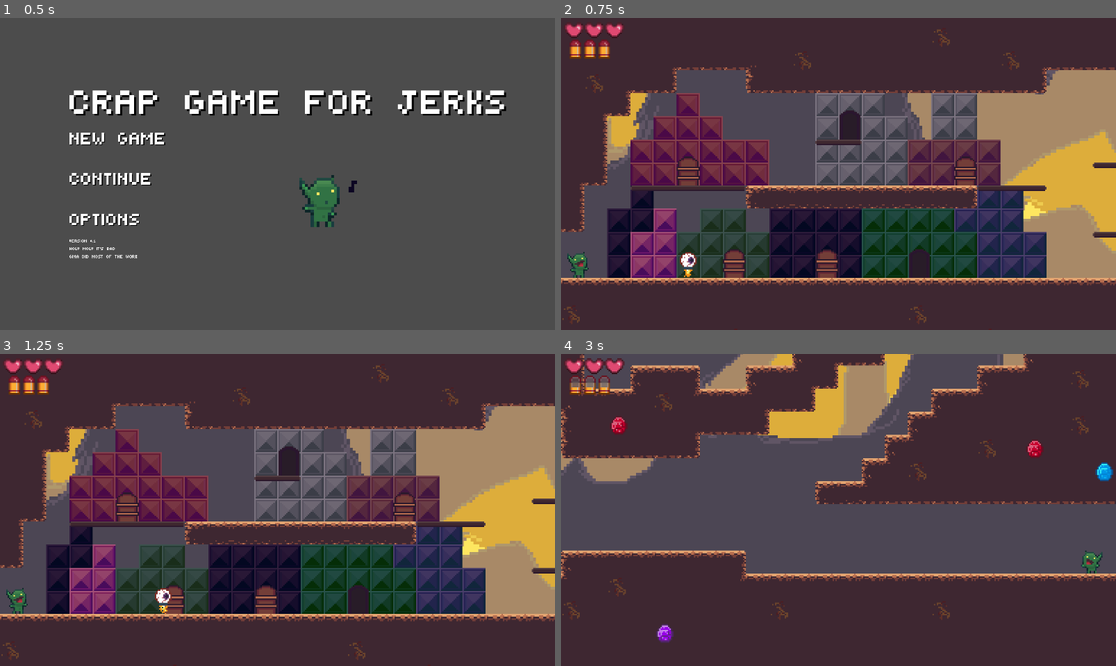
Above: before the commit, frames 1-4 (two rows, left to right).
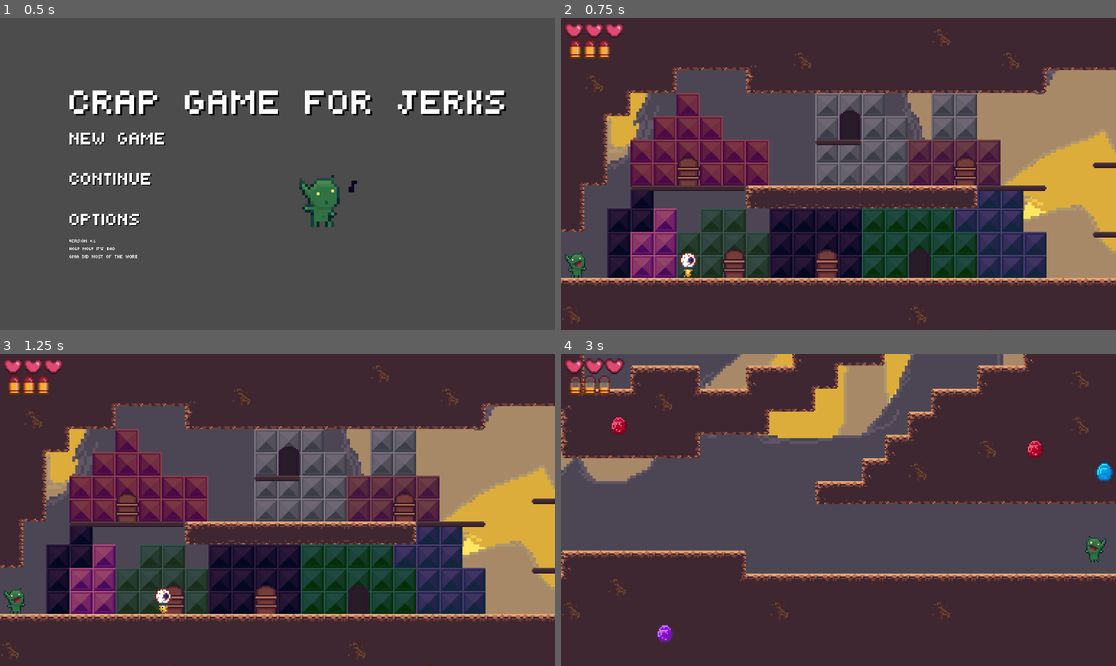
Above: after the commit, the same moments.

Repository: htimsekim/gobbo
Game: Godot game, scene res://src/title/titleMenu.tscn
Two runs of this game, one before a commit and one after it. Both use one fixed random seed, a clock stepped at 60 frames per second and the inputs below.
Inputs (mouse positions are in pixels of both pictures, inside the frame that each line leads up to):
- Up to frame 1 (0.5 s): no input
- Up to frame 2 (0.75 s): click "new game" at 0.5 s
- Up to frame 3 (1.25 s): no input
- Up to frame 4 (3 s): move the mouse to (960, 494) at 1.27 s; hold Right (move_right) 1.28-2 s; hold S (crouch) 1.28-2 s; click (960, 494) at 1.42 s; tap Space (jump) at 1.52 s; drag from (727, 525) to (577, 600) at 2.02 s; move the mouse to (894, 441) at 2.77 s; press the mouse at (894, 441) at 2.78 s; hold A (move_left) from 2.78 s (still down)

Frame 1 is identical in both runs. In frame 2, 0.2% of the frame differs, in the area x 0-6%, y 75-84%; in frame 3, 0.2%; in frame 4, 0.3%, in the area x 93-99%, y 58-71%.
Error in both runs: Invalid get index '0' (on base: 'Array'). (res://src/title/newGameButton.gd:11)

Commit message:
savebox stuff

Diff:
--- /dev/null
+++ b/assets/art/ui/savebox.json
@@ -0,0 +1,88 @@
+{ "frames": {
+   "savebox 0.aseprite": {
+    "frame": { "x": 0, "y": 0, "w": 64, "h": 64 },
+    "rotated": false,
+    "trimmed": false,
+    "spriteSourceSize": { "x": 0, "y": 0, "w": 64, "h": 64 },
+    "sourceSize": { "w": 64, "h": 64 },
+    "duration": 200
+   },
+   "savebox 1.aseprite": {
+    "frame": { "x": 64, "y": 0, "w": 64, "h": 64 },
+    "rotated": false,
+    "trimmed": false,
+    "spriteSourceSize": { "x": 0, "y": 0, "w": 64, "h": 64 },
+    "sourceSize": { "w": 64, "h": 64 },
+    "duration": 200
+   },
+   "savebox 2.aseprite": {
+    "frame": { "x": 128, "y": 0, "w": 64, "h": 64 },
+    "rotated": false,
+    "trimmed": false,
+    "spriteSourceSize": { "x": 0, "y": 0, "w": 64, "h": 64 },
+    "sourceSize": { "w": 64, "h": 64 },
+    "duration": 200
+   },
+   "savebox 3.aseprite": {
+    "frame": { "x": 192, "y": 0, "w": 64, "h": 64 },
+    "rotated": false,
+    "trimmed": false,
+    "spriteSourceSize": { "x": 0, "y": 0, "w": 64, "h": 64 },
+    "sourceSize": { "w": 64, "h": 64 },
+    "duration": 200
+   },
+   "savebox 4.aseprite": {
+    "frame": { "x": 256, "y": 0, "w": 64, "h": 64 },
+    "rotated": false,
+    "trimmed": false,
+    "spriteSourceSize": { "x": 0, "y": 0, "w": 64, "h": 64 },
+    "sourceSize": { "w": 64, "h": 64 },
+    "duration": 200
+   },
+   "savebox 5.aseprite": {
+    "frame": { "x": 320, "y": 0, "w": 64, "h": 64 },
+    "rotated": false,
+    "trimmed": false,
+    "spriteSourceSize": { "x": 0, "y": 0, "w": 64, "h": 64 },
+    "sourceSize": { "w": 64, "h": 64 },
+    "duration": 200
+   },
+   "savebox 6.aseprite": {
+    "frame": { "x": 384, "y": 0, "w": 64, "h": 64 },
+    "rotated": false,
+    "trimmed": false,
+    "spriteSourceSize": { "x": 0, "y": 0, "w": 64, "h": 64 },
+    "sourceSize": { "w": 64, "h": 64 },
+    "duration": 200
+   },
+   "savebox 7.aseprite": {
+    "frame": { "x": 448, "y": 0, "w": 64, "h": 64 },
+    "rotated": false,
+    "trimmed": false,
+    "spriteSourceSize": { "x": 0, "y": 0, "w": 64, "h": 64 },
+    "sourceSize": { "w": 64, "h": 64 },
+    "duration": 200
+   }
+ },
+ "meta": {
+  "app": "http://www.aseprite.org/",
+  "version": "1.2.25",
+  "image": "savebox.png",
+  "format": "RGBA8888",
+  "size": { "w": 512, "h": 64 },
+  "scale": "1",
+  "frameTags": [
+   { "name": "sleeping", "from": 0, "to": 7, "direction": "forward" },
+   { "name": "idle", "from": 0, "to": 0, "direction": "forward" }
+  ],
+  "layers": [
+   { "name": "med z", "opacity": 255, "blendMode": "normal" },
+   { "name": "big z", "opacity": 255, "blendMode": "normal" },
+   { "name": "Layer 1", "opacity": 255, "blendMode": "normal" },
+   { "name": "Layer 2", "opacity": 255, "blendMode": "normal" },
+   { "name": "Layer 2", "opacity": 255, "blendMode": "normal" }
+  ],
+  "slices": [
+  ]
+ }
+}
--- a/src/Main/Global.gd
+++ b/src/Main/Global.gd
@@ -45,7 +45,8 @@
 		camera.position = previous_scene_x2.get_node(str(spawn)).position #set camera spawn
 		current_scene = previous_scene_x2
 	else:
-		#remove previous_scene_x2
+		if previous_scene_x2:
+			previous_scene_x2.free()
 		var s = ResourceLoader.load(path) # Load the new scene.
 		current_scene = s.instance() # Instance the new scene.
 		get_tree().get_root().add_child(current_scene) # Add it to the active scene, as child of root.
--- a/src/Objects/saveBox.tscn
+++ b/src/Objects/saveBox.tscn
@@ -1,12 +1,67 @@
-[gd_scene load_steps=5 format=2]
+[gd_scene load_steps=7 format=2]
 
 [ext_resource path="res://assets/art/ui/savebox.png" type="Texture" id=1]
 [ext_resource path="res://src/Objects/saveBox.gd" type="Script" id=2]
 
-[sub_resource type="RectangleShape2D" id=1]
+[sub_resource type="Animation" id=5]
+length = 0.2
+tracks/0/type = "value"
+tracks/0/path = NodePath(".:region_rect")
+tracks/0/interp = 0
+tracks/0/loop_wrap = true
+tracks/0/imported = false
+tracks/0/enabled = true
+tracks/0/keys = {
+"times": PoolRealArray( 0 ),
+"transitions": PoolRealArray( 1 ),
+"update": 0,
+"values": [ Rect2( 0, 0, 64, 64 ) ]
+}
+tracks/1/type = "value"
+tracks/1/path = NodePath(".:offset")
+tracks/1/interp = 0
+tracks/1/loop_wrap = true
+tracks/1/imported = false
+tracks/1/enabled = true
+tracks/1/keys = {
+"times": PoolRealArray( 0 ),
+"transitions": PoolRealArray( 1 ),
+"update": 0,
+"values": [ Vector2( 0, 0 ) ]
+}
+
+[sub_resource type="Animation" id=6]
+length = 1.6
+loop = true
+tracks/0/type = "value"
+tracks/0/path = NodePath(".:region_rect")
+tracks/0/interp = 0
+tracks/0/loop_wrap = true
+tracks/0/imported = false
+tracks/0/enabled = true
+tracks/0/keys = {
+"times": PoolRealArray( 0, 0.2, 0.4, 0.6, 0.8, 1, 1.2, 1.4 ),
+"transitions": PoolRealArray( 1, 1, 1, 1, 1, 1, 1, 1 ),
+"update": 0,
+"values": [ Rect2( 0, 0, 64, 64 ), Rect2( 64, 0, 64, 64 ), Rect2( 128, 0, 64, 64 ), Rect2( 192, 0, 64, 64 ), Rect2( 256, 0, 64, 64 ), Rect2( 320, 0, 64, 64 ), Rect2( 384, 0, 64, 64 ), Rect2( 448, 0, 64, 64 ) ]
+}
+tracks/1/type = "value"
+tracks/1/path = NodePath(".:offset")
+tracks/1/interp = 0
+tracks/1/loop_wrap = true
+tracks/1/imported = false
+tracks/1/enabled = true
+tracks/1/keys = {
+"times": PoolRealArray( 0, 0.2, 0.4, 0.6, 0.8, 1, 1.2, 1.4 ),
+"transitions": PoolRealArray( 1, 1, 1, 1, 1, 1, 1, 1 ),
+"update": 0,
+"values": [ Vector2( 0, 0 ), Vector2( 0, 0 ), Vector2( 0, 0 ), Vector2( 0, 0 ), Vector2( 0, 0 ), Vector2( 0, 0 ), Vector2( 0, 0 ), Vector2( 0, 0 ) ]
+}
+
+[sub_resource type="RectangleShape2D" id=3]
 extents = Vector2( 5.13012, 10.9978 )
 
-[sub_resource type="RectangleShape2D" id=2]
+[sub_resource type="RectangleShape2D" id=4]
 extents = Vector2( 13.2479, 0.990902 )
 
 [node name="saveBox" type="Area2D"]
@@ -15,6 +70,12 @@
 
 [node name="Sprite" type="Sprite" parent="."]
 texture = ExtResource( 1 )
+region_enabled = true
+region_rect = Rect2( 0, 0, 64, 64 )
+
+[node name="AnimationPlayer" type="AnimationPlayer" parent="Sprite"]
+anims/idle = SubResource( 5 )
+anims/sleeping = SubResource( 6 )
 
 [node name="StaticBody2D" type="StaticBody2D" parent="."]
 collision_layer = 2
--- a/src/Objects/sleeping.tscn
+++ /dev/null
@@ -1,42 +0,0 @@
-[gd_scene load_steps=3 format=2]
-
-[ext_resource path="res://assets/art/ui/sleeping.png" type="Texture" id=1]
-
-[sub_resource type="Animation" id=1]
-length = 2.0
-loop = true
-tracks/0/type = "value"
-tracks/0/path = NodePath(".:region_rect")
-tracks/0/interp = 0
-tracks/0/loop_wrap = true
-tracks/0/imported = false
-tracks/0/enabled = true
-tracks/0/keys = {
-"times": PoolRealArray( 0, 0.5, 1, 1.5 ),
-"transitions": PoolRealArray( 1, 1, 1, 1 ),
-"update": 0,
-"values": [ Rect2( 0, 0, 65, 12 ), Rect2( 65, 0, 65, 12 ), Rect2( 130, 0, 65, 12 ), Rect2( 195, 0, 65, 12 ) ]
-}
-tracks/1/type = "value"
-tracks/1/path = NodePath(".:offset")
-tracks/1/interp = 0
-tracks/1/loop_wrap = true
-tracks/1/imported = false
-tracks/1/enabled = true
-tracks/1/keys = {
-"times": PoolRealArray( 0, 0.5, 1, 1.5 ),
-"transitions": PoolRealArray( 1, 1, 1, 1 ),
-"update": 0,
-"values": [ Vector2( 0, 0 ), Vector2( 0, 0 ), Vector2( 0, 0 ), Vector2( 0, 0 ) ]
-}
-
-[node name="sleeping" type="Node2D"]
-
-[node name="Sprite" type="Sprite" parent="."]
-texture = ExtResource( 1 )
-region_enabled = true
-region_rect = Rect2( 0, 0, 65, 12 )
-
-[node name="AnimationPlayer" type="AnimationPlayer" parent="Sprite"]
-autoplay = "sleeping"
-anims/sleeping = SubResource( 1 )
--- a/src/UI/saveConfirm.tscn
+++ b/src/UI/saveConfirm.tscn
@@ -6,11 +6,9 @@
 [ext_resource path="res://src/UI/saveConfirm.gd" type="Script" id=4]
 
 [sub_resource type="DynamicFont" id=1]
-size = 128
 font_data = ExtResource( 3 )
 
 [sub_resource type="DynamicFont" id=2]
-size = 128
 font_data = ExtResource( 3 )
 
 [node name="saveConfirm" type="CanvasLayer"]
@@ -18,10 +16,9 @@
 script = ExtResource( 4 )
 
 [node name="NinePatchRect" type="NinePatchRect" parent="."]
-margin_left = 636.934
-margin_top = 213.99
-margin_right = 1336.93
-margin_bottom = 813.99
+margin_right = 100.0
+margin_bottom = 100.0
+rect_scale = Vector2( 8, 8 )
 texture = ExtResource( 2 )
 patch_margin_left = 16
 patch_margin_top = 16
@@ -32,38 +29,39 @@
 }
 
 [node name="VBoxContainer" type="VBoxContainer" parent="NinePatchRect"]
-margin_left = 24.0
-margin_top = 49.0
-margin_right = 680.0
-margin_bottom = 299.0
+margin_left = 10.0
+margin_top = 10.0
+margin_right = 234.0
+margin_bottom = 38.0
 __meta__ = {
 "_edit_use_anchors_": false
 }
 
 [node name="Label" type="Label" parent="NinePatchRect/VBoxContainer"]
-margin_right = 656.0
-margin_bottom = 94.0
+margin_left = 10.0
+margin_top = 10.0
+margin_right = 70.0
+margin_bottom = 70.0
 custom_fonts/font = SubResource( 1 )
-text = "Do you want save?"
+text = "save?"
+align = 1
 
 [node name="HBoxContainer" type="HBoxContainer" parent="NinePatchRect/VBoxContainer"]
-margin_top = 98.0
-margin_right = 656.0
-margin_bottom = 192.0
+margin_top = 16.0
+margin_right = 224.0
+margin_bottom = 28.0
 custom_constants/separation = 200
 alignment = 1
 
 [node name="Sprite" type="Sprite" parent="NinePatchRect/VBoxContainer/HBoxContainer"]
 position = Vector2( 410, 70 )
-scale = Vector2( 5, 5 )
 texture = ExtResource( 1 )
 hframes = 8
 frame = 7
 
 [node name="Label" type="Label" parent="NinePatchRect/VBoxContainer/HBoxContainer"]
-margin_left = 132.0
-margin_right = 244.0
-margin_bottom = 94.0
+margin_right = 14.0
+margin_bottom = 12.0
 custom_fonts/font = SubResource( 2 )
 text = "Yes"
 __meta__ = {
@@ -71,9 +69,9 @@
 }
 
 [node name="Label2" type="Label" parent="NinePatchRect/VBoxContainer/HBoxContainer"]
-margin_left = 444.0
-margin_right = 524.0
-margin_bottom = 94.0
+margin_left = 214.0
+margin_right = 224.0
+margin_bottom = 12.0
 custom_fonts/font = SubResource( 2 )
 text = "No"
 align = 2
--- a/src/levels/gobmines.tscn
+++ b/src/levels/gobmines.tscn
@@ -24,7 +24,7 @@
 tile_data = PoolIntArray( -917527, 10, 0, -917526, 10, 1, -917525, 10, 1, -917524, 10, 1, -917523, 10, 1, -917522, 10,  …(47874 unchanged characters)…
 
 [node name="spawn1" type="Node2D" parent="level/spawns" index="0"]
-position = Vector2( 1110.39, 293.627 )
+position = Vector2( 1113.03, 286.654 )
 
 [node name="spawn2" type="Node2D" parent="level/spawns" index="1"]
 position = Vector2( 1114.37, 0.565399 )
--- a/src/levels/gobtown-prequake.tscn
+++ b/src/levels/gobtown-prequake.tscn
@@ -34,19 +34,19 @@
 tile_data = PoolIntArray( -131068, 1, 2, -131067, 1, 2, -13, 536870923, 131072, -7, 11, 65539, -6, 11, 65539, -5, 11, 6 …(2765 unchanged characters)…
 
 [node name="spawn1" type="Node2D" parent="level/spawns" index="0"]
-position = Vector2( -276.736, 102.25 )
+position = Vector2( -278.313, 97.825 )
 
 [node name="spawn2" type="Node2D" parent="level/spawns" index="1"]
-position = Vector2( 262.271, 100.999 )
+position = Vector2( 262.271, 94.2701 )
 
 [node name="spawn3" type="Node2D" parent="level/spawns" index="2"]
-position = Vector2( 151.296, 72.0325 )
+position = Vector2( 152.273, 69.4687 )
 
 [node name="spawn4" type="Node2D" parent="level/spawns" index="3"]
-position = Vector2( -87.5714, 7.96104 )
+position = Vector2( -87.5714, 6.82981 )
 
 [node name="spawn5" type="Node2D" parent="level/spawns" index="4"]
-position = Vector2( -39.9261, 103.985 )
+position = Vector2( -39.8451, 102.203 )
 
 [node name="ChangeStage" parent="level/links" index="0" instance=ExtResource( 6 )]
 position = Vector2( 279.613, 88.6022 )
Binary file changed: assets/art/ui/savebox.aseprite
Binary file changed: assets/art/ui/savebox.png
Not shown: 2 places in src/Objects/saveBox.tscn that only renumber resources
